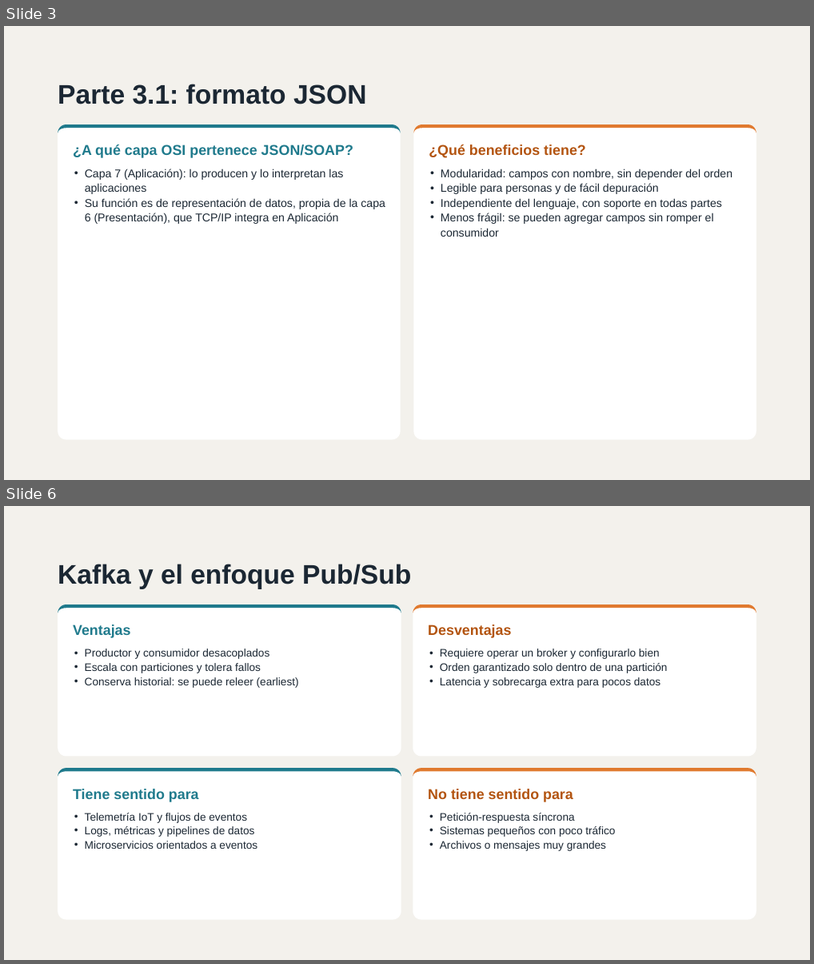
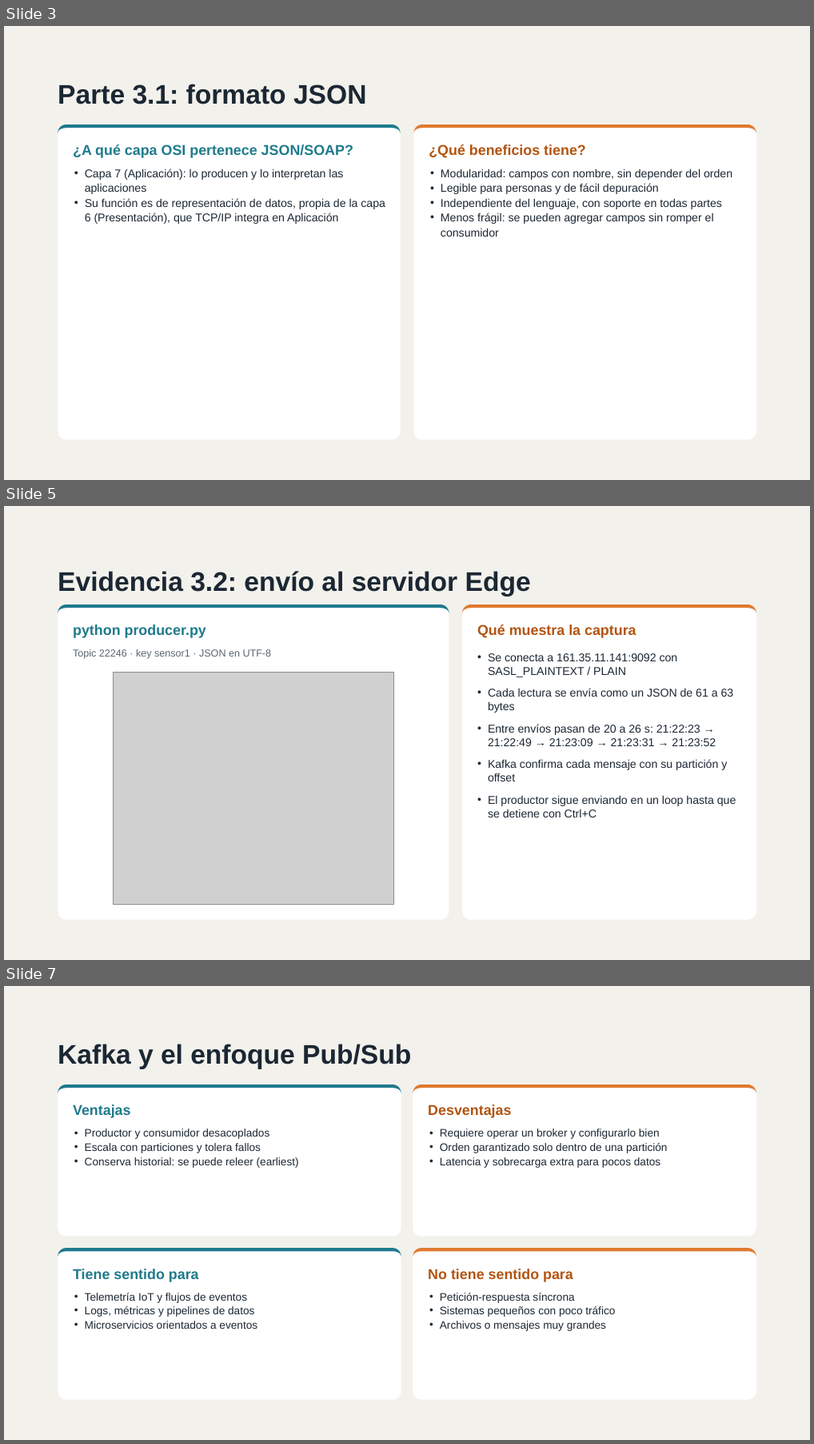
Before and after one commit to nicollegordillo/IOT-estacion-meteorologica, a slide deck: IoTEstaciónMeteorológica.pptx. Shown one above the other, each under a label of ours: slides 3 and 6 before the commit, slides 3, 5 and 7 after it; the slides between them are not shown. The pictures are 814x964 and 814x1444 pixels, drawn with LibreOffice and Linux fonts; fonts in the diff are those of the drawing; grey boxes stand for pictures. Boxes give left, top, right and bottom in pixels: in the first picture for what was removed or moved away, otherwise in the second. Text is boxed around its words. In the diff, an @@ line names an element or a change of style, - is before the commit and + after.

```diff
--- a/IoTEstaciónMeteorológica.pptx
+++ b/IoTEstaciónMeteorológica.pptx
@@ slide 5 added at box(4, 506, 810, 960), background #F3F1EC @@
@@ title added at box(58, 571, 531, 596), 32 pt, text #1B2733, bold @@
+Evidencia 3.2: envío al servidor Edge
@@ rounded rectangle added at box(58, 604, 450, 920), fill #FFFFFF @@
@@ freeform shape added at box(58, 604, 450, 920), fill #1F7A8C @@
@@ text added at box(73, 624, 206, 638), 17 pt, text #1F7A8C, bold @@
+python producer.py
@@ rounded rectangle added at box(462, 604, 757, 920), fill #FFFFFF @@
@@ freeform shape added at box(462, 604, 757, 920), fill #E07A2F @@
@@ text added at box(478, 624, 637, 638), 17 pt, text #B35410, bold @@
+Qué muestra la captura
@@ text added at box(73, 649, 272, 659), 12 pt, text #5A6670 @@
+Topic 22246 · key sensor1 · JSON en UTF-8
@@ picture added at box(114, 672, 394, 904) @@
@@ text added at box(488, 653, 737, 817), 13.5 pt, text #1B2733 @@
+• Se conecta a 161.35.11.141:9092 con SASL_PLAINTEXT / PLAIN
+• Cada lectura se envía como un JSON de 61 a 63 bytes
+• Entre envíos pasan de 20 a 26 s: 21:22:23 → 21:22:49 → 21:23:09 → 21:23:31 → 21:23:52
+• Kafka confirma cada mensaje con su partición y offset
+• El productor sigue enviando en un loop hasta que se detiene con Ctrl+C
@@ what was slide 6 is now slide 7 @@
```
Also in this commit, not shown: 5 other slides added, 2 slides removed, 1 other file.
